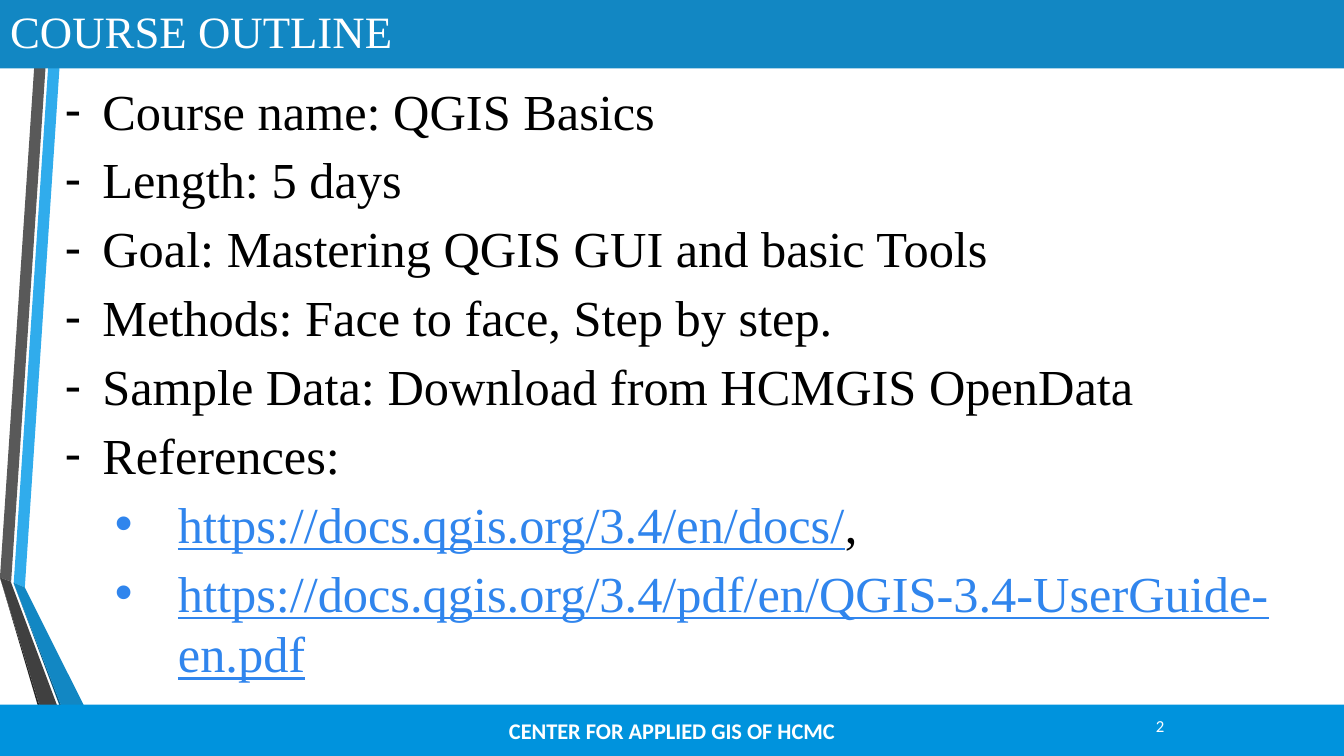
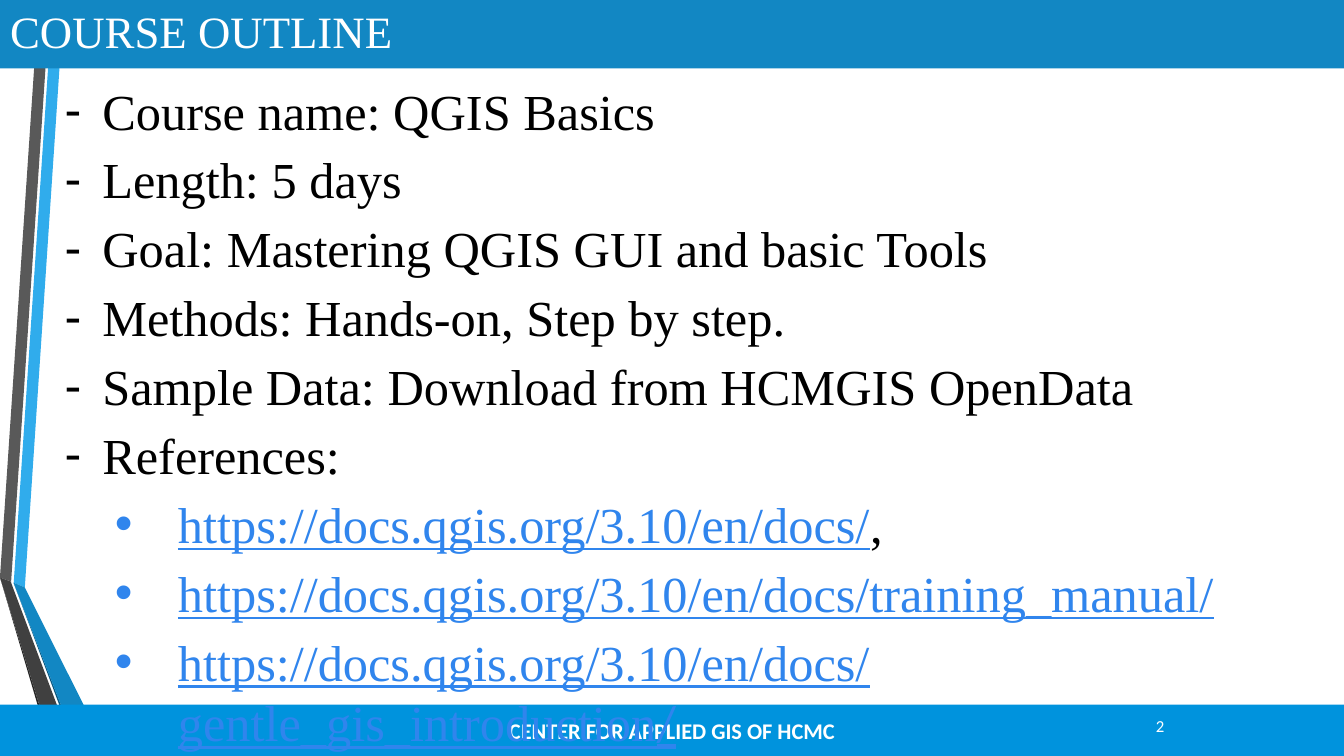
Before and after one commit to lebuu2512/QGIS-Training, a slide deck: slide 2 of Course Outline.pptx. Drawn at 1344x756 pixels with LibreOffice and Linux fonts; fonts in the diff are those of the drawing; background and template pictures are left out. Boxes give left, top, right and bottom in pixels: in the first picture for what was removed or moved away, otherwise in the second. Text is boxed around its words. In the diff, an @@ line names an element or a change of style, - is before the commit and + after.

```diff
--- a/Course Outline.pptx
+++ b/Course Outline.pptx
@@ text at [102, 301, 785, 347]: text changed @@
-    – Methods: Face to face, Step by step.
+    – Methods: Hands-on, Step by step.
@@ text at [178, 508, 1213, 752]: text changed @@
-      • https://docs.qgis.org/3.4/en/docs/,
-      • https://docs.qgis.org/3.4/pdf/en/QGIS-3.4-UserGuide-en.pdf
+      • https://docs.qgis.org/3.10/en/docs/,
+      • https://docs.qgis.org/3.10/en/docs/training_manual/
+      • https://docs.qgis.org/3.10/en/docs/gentle_gis_introduction/
```
Also in this commit, not shown: 1 other file.
